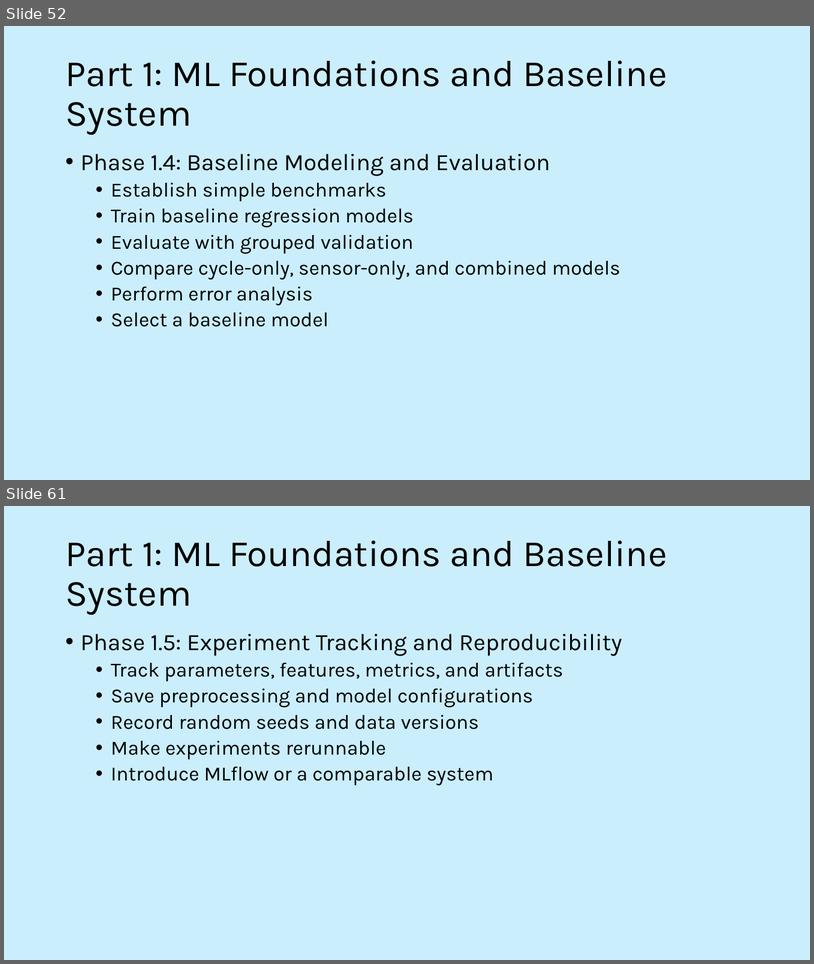
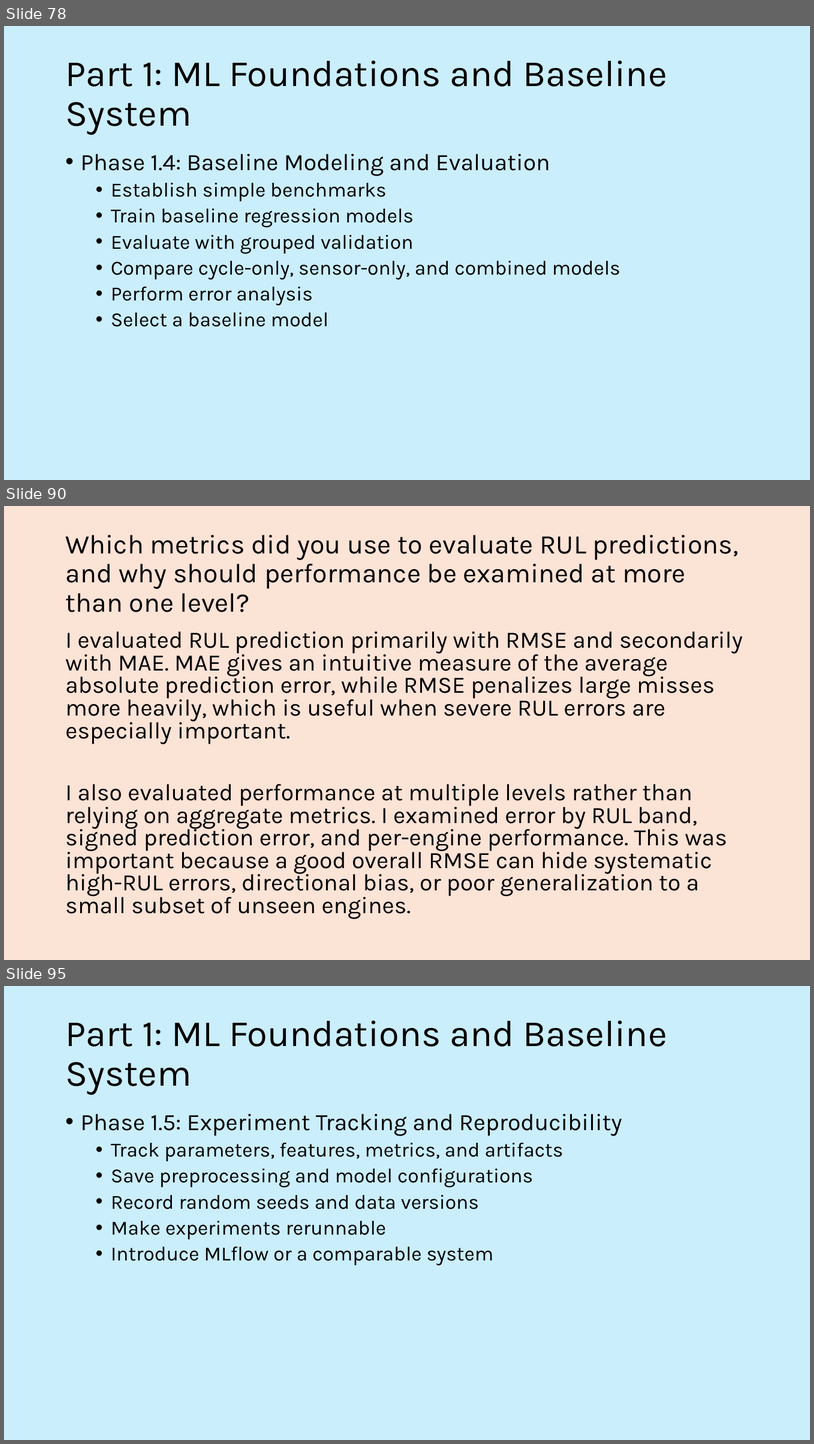
Before and after one commit to stuart-spackman/ml-predictive-maintenance-mlops, a slide deck: documents/active_recall.pptx. Shown one above the other, each under a label of ours: slides 52 and 61 before the commit, slides 78, 90 and 95 after it; the slides between them are not shown. The pictures are 814x964 and 814x1444 pixels, drawn with LibreOffice and Linux fonts; fonts in the diff are those of the drawing. Boxes give left, top, right and bottom in pixels: in the first picture for what was removed or moved away, otherwise in the second. Text is boxed around its words. In the diff, an @@ line names an element or a change of style, - is before the commit and + after.

```diff
--- a/documents/active_recall.pptx
+++ b/documents/active_recall.pptx
@@ slide 90 added at (4,506,810,960), background #FBE3D6 @@
@@ title added at (65,535,739,612), 32 pt, text #000000 @@
+Which metrics did you use to evaluate RUL predictions, and why should performance be examined at more than one level?
@@ text added at (65,631,743,919), 28 pt, text #000000 @@
+I evaluated RUL prediction primarily with RMSE and secondarily with MAE. MAE gives an intuitive measure of the average absolute prediction error, while RMSE penalizes large misses more heavily, which is useful when severe RUL errors are especially important.
+I also evaluated performance at multiple levels rather than relying on aggregate metrics. I examined error by RUL band, signed prediction error, and per-engine performance. This was important because a good overall RMSE can hide systematic high-RUL errors, directional bias, or poor generalization to a small subset of unseen engines.
@@ what was slide 52 is now slide 78 @@
@@ what was slide 61 is now slide 95 @@
```
Also in this commit, not shown: 37 slides changed, 36 other slides added, 3 slides removed, 14 other files.
